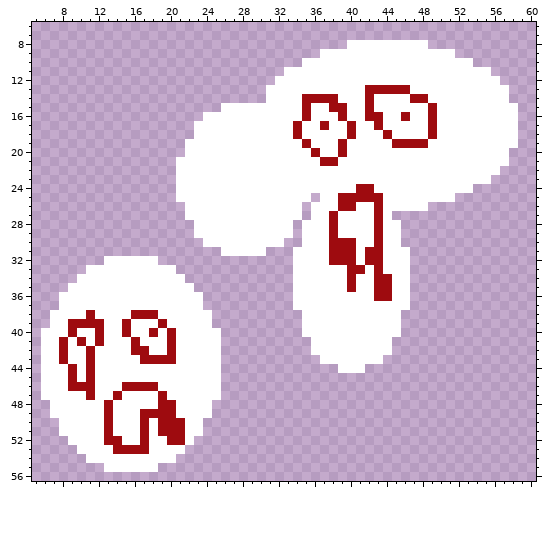
Pixel-art sprite, stored at sprites/Spr_ball/bf04456a-2439-45da-93fc-293b07b14a24.png. The picture above was drawn from the file before the commit.
The file is 64x64 pixels. Shown: x 5..60, y 6..56.
The result:
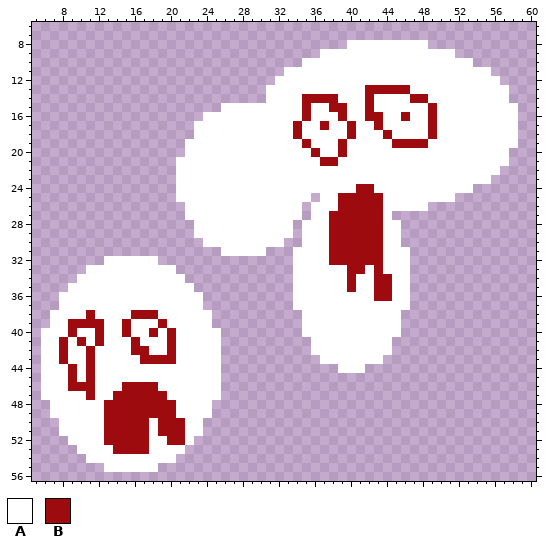
Palette (. is transparent): A #ffffff  B #9e0b0f
From old to new:
Colour A gives way to colour B in row 26 at x 41 to 42; in rows 27 to 29 at x 39 to 42; in row 30 at x 41 to 42; in rows 31 to 32 at x 41; in row 47 at x 15 to 18; in row 48 at x 14 to 18.
Colour A gives way to colour B in rows 49 to 51 at x 14 to 16; in row 52 at x 15 to 16.
Changed places in both pictures, as pixel boxes (x1, y1, x2, y2):
changed: (338, 202, 374, 265)
changed: (113, 391, 158, 445)
